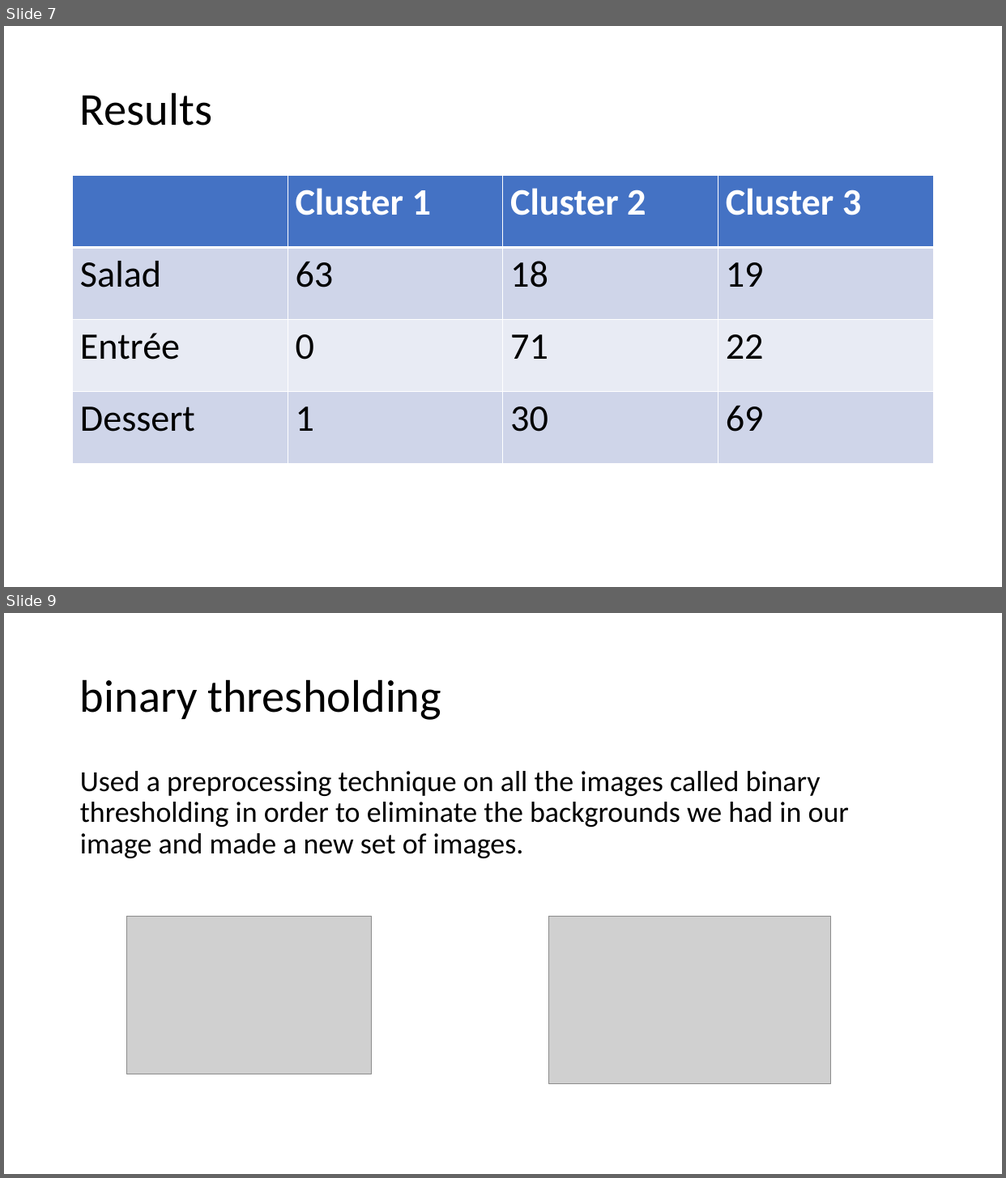
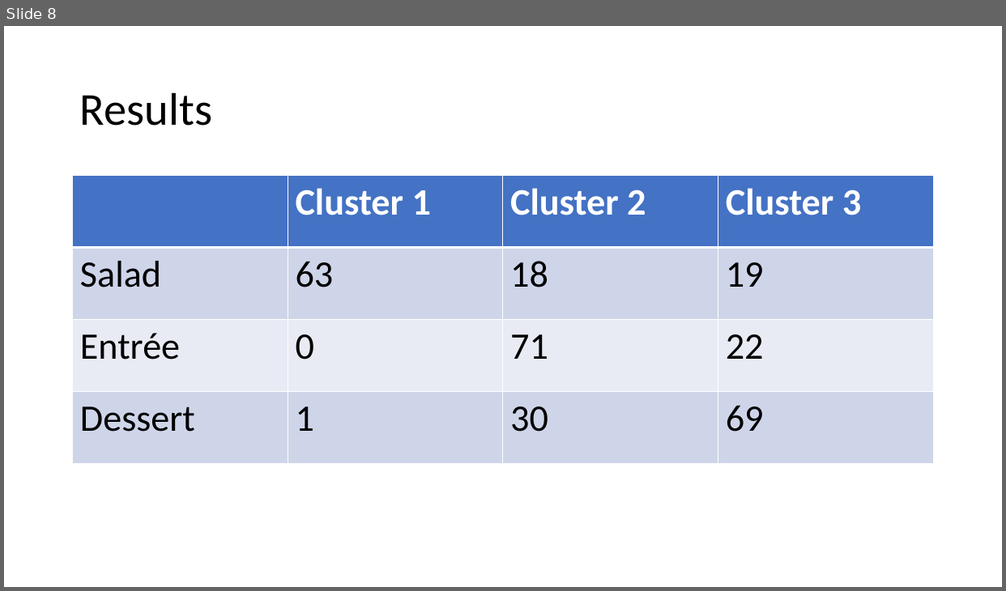
Before and after one commit to vivekagarwal5592/Image-Recognition, a slide deck: Food image classification.pptx. Shown one above the other, each under a label of ours: slides 7 and 9 before the commit, slide 8 after it; the slides between them are not shown. The pictures are 1006x1178 and 1006x591 pixels, drawn with LibreOffice and Linux fonts; fonts in the diff are those of the drawing; grey boxes stand for pictures. Boxes give left, top, right and bottom in pixels: in the first picture for what was removed or moved away, otherwise in the second. Text is boxed around its words. In the diff, an @@ line names an element or a change of style, - is before the commit and + after.

```diff
--- a/Food image classification.pptx
+++ b/Food image classification.pptx
@@ slide 9 removed at (4,613,1002,1174), background #FFFFFF @@
@@ title removed at (80,679,441,720) @@
-binary thresholding
@@ text removed at (80,771,849,858) @@
-Used a preprocessing technique on all the images called binary thresholding in order to eliminate the backgrounds we had in our image and made a new set of images.
@@ picture removed at (127,917,372,1074) @@
@@ picture removed at (549,917,831,1084) @@
@@ what was slide 7 is now slide 8 @@
```
Also in this commit, not shown: 5 slides changed, 4 slides added, 1 other slide removed, 3 other files.
